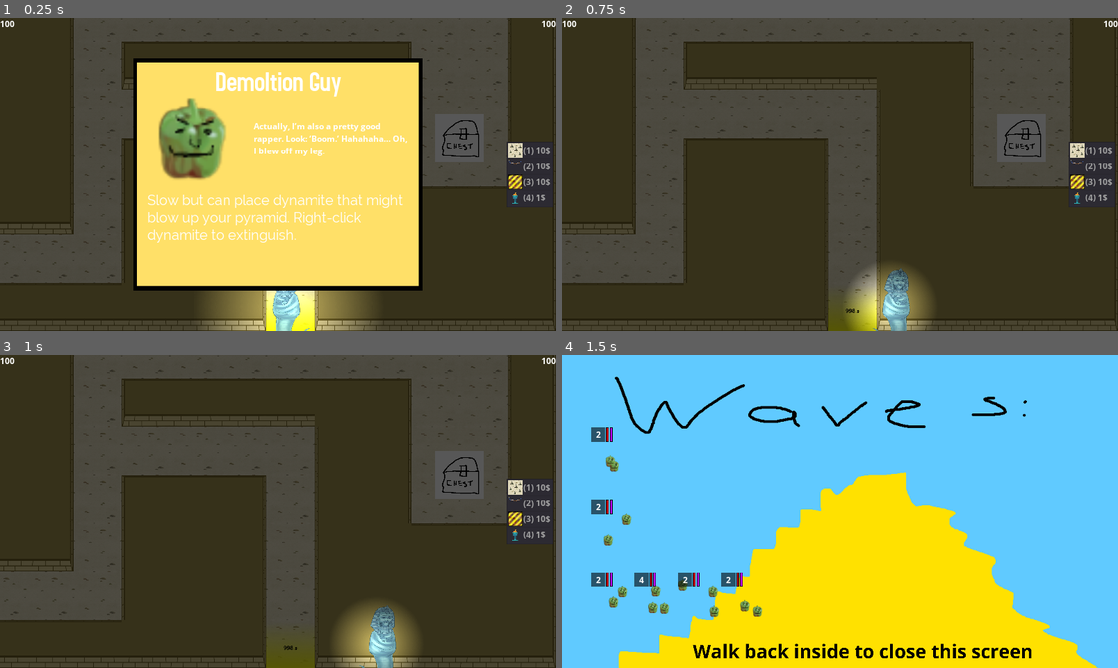
Above: before the commit, frames 1-4 (two rows, left to right).
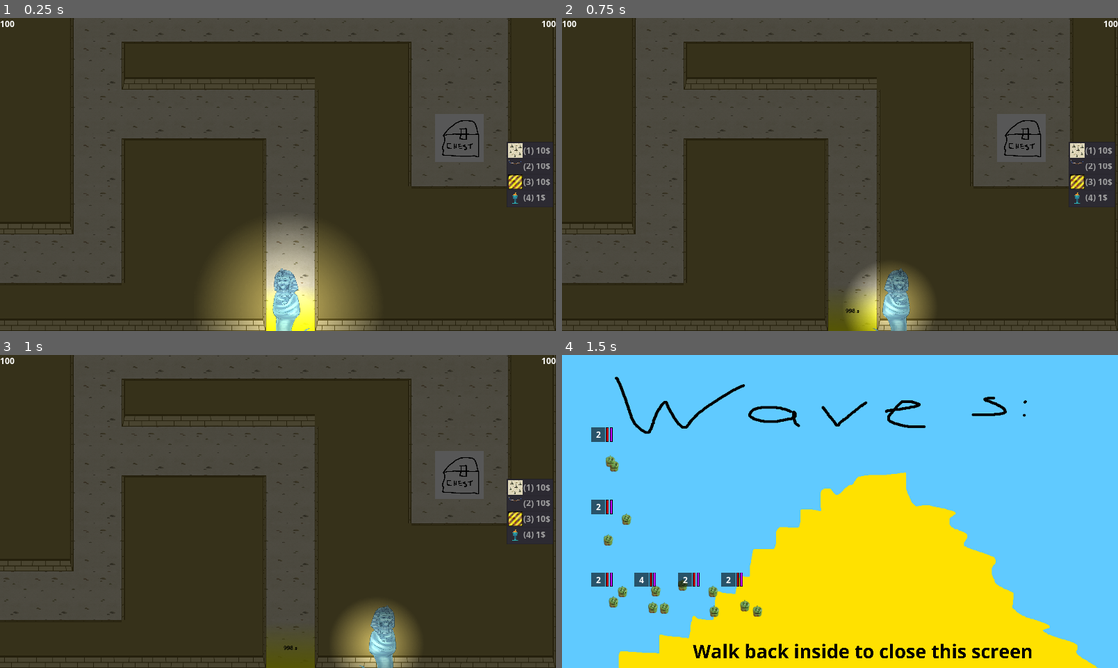
Above: after the commit, the same moments.

Repository: Solid-Squid-Contingent/LD-48
Game: Godot game, scene res://scenes/Game.tscn
Same seed, same stepped clock (60 frames per second), same inputs: the game is played once before the commit and once after it.
Inputs (mouse positions are in pixels of both pictures, inside the frame that each line leads up to):
- Up to frame 1 (0.25 s): no input
- Up to frame 2 (0.75 s): tap Enter at 0.5 s; move the mouse to (962, 158) at 0.52 s; press the mouse at (962, 158) at 0.53 s; hold D (right) from 0.53 s (still down)
- Up to frame 3 (1 s): keep holding D (right)
- Up to frame 4 (1.5 s): move the mouse to (728, 527) at 1.27 s; release D (right) at 1.28 s; release the mouse at (728, 527) at 1.28 s; hold S (down) from 1.28 s (still down); right-click (728, 527) at 1.35 s

The runs differ from the first frame. In frame 1, 38% of the frame differs, in the area x 24-76%, y 12-88%; in frame 2, nothing differs; in frame 3, nothing differs; in frame 4, nothing differs.

Commit message:
Hide textbox again

Diff:
--- a/scenes/Game.tscn
+++ b/scenes/Game.tscn
@@ -61,6 +61,7 @@
 margin_bottom = 40.0
 
 [node name="EnemyInfo" parent="UILayer" instance=ExtResource( 5 )]
+visible = false
 
 [node name="Textbox" type="TextureRect" parent="UILayer" groups=[
 "Textbox",
--- a/scripts/EnemySpawner.gd
+++ b/scripts/EnemySpawner.gd
@@ -29,7 +29,7 @@
 		"Your average grave robber. Stronger than tourists and other amateurs. More resistant to boring traps like spikes and arrows."],
 
 	["Demolition Dude",
-		"Actually, I’m also a pretty good rapper. Look: ‘Boom.’ Hahahaha… Oh, I blew off my leg.",
+		"Actually, I’m also a pretty good rapper. Look: ‘Boom.’ Hahahaha… Oh, I blew my leg off.",
 		"Slow but can place bombs that might blow up your pyramid. Right-click bombs to extinguish."],
 ]
 
